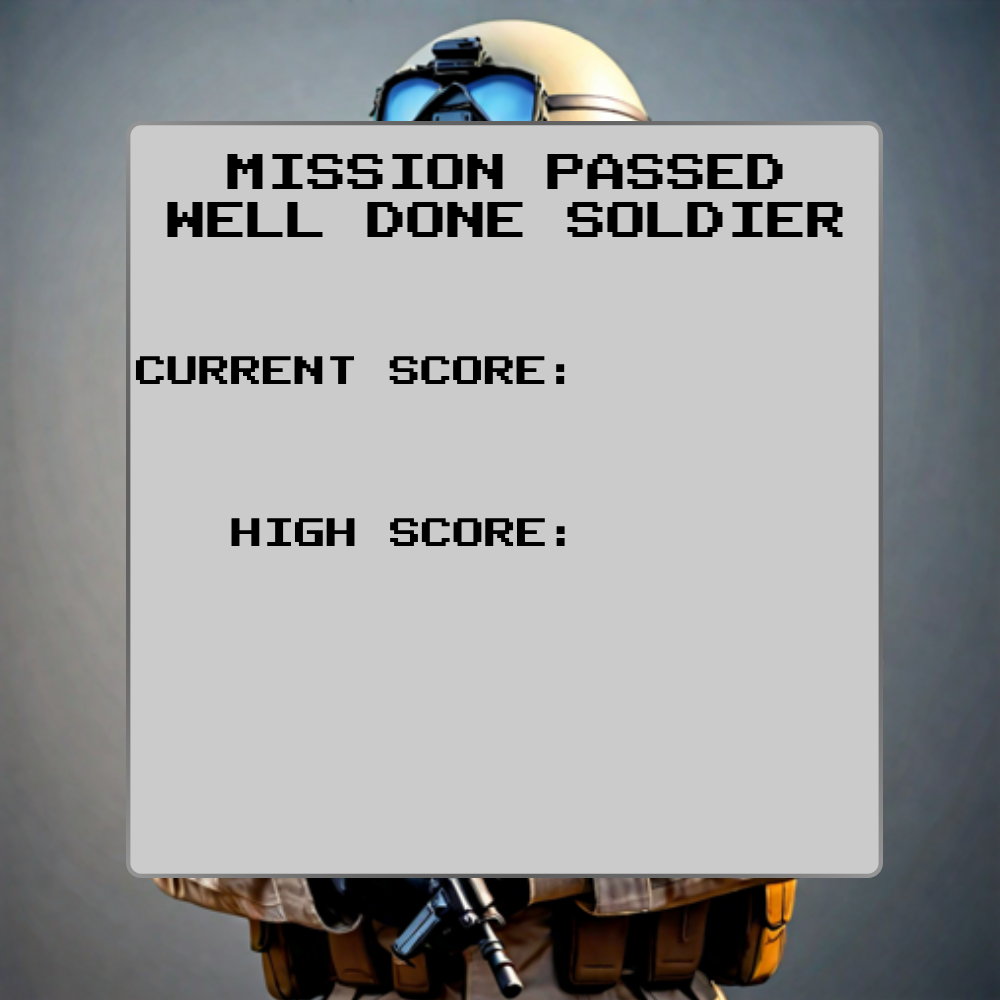
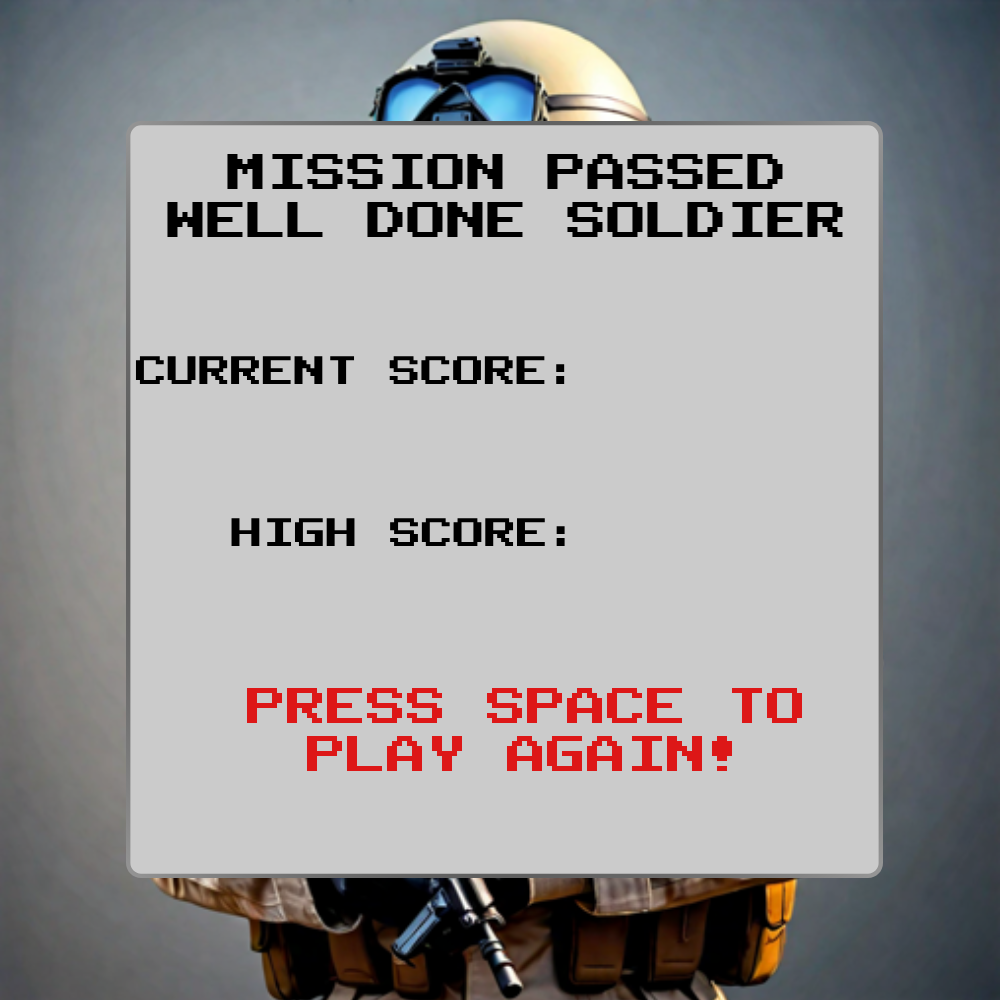
Layer changes from the first 1000 x 1000 image to the second:
added layer "PRESS SPACE TO PLAY AGAIN!" over [247, 688, 802, 771]
